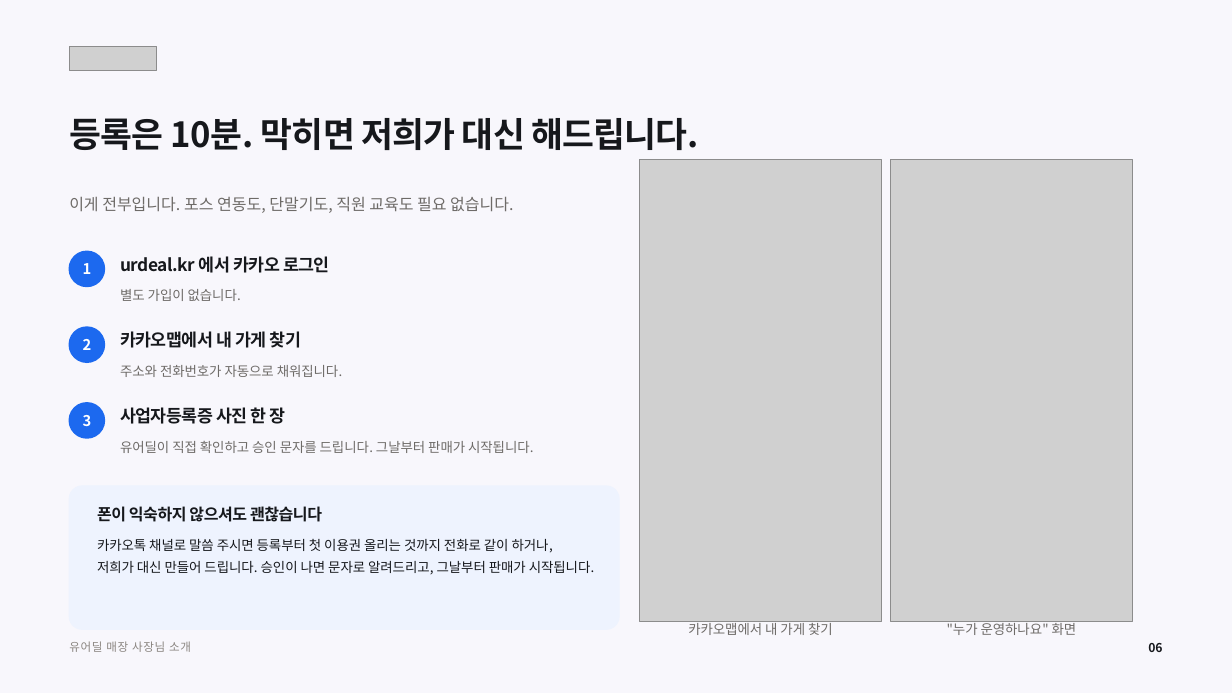
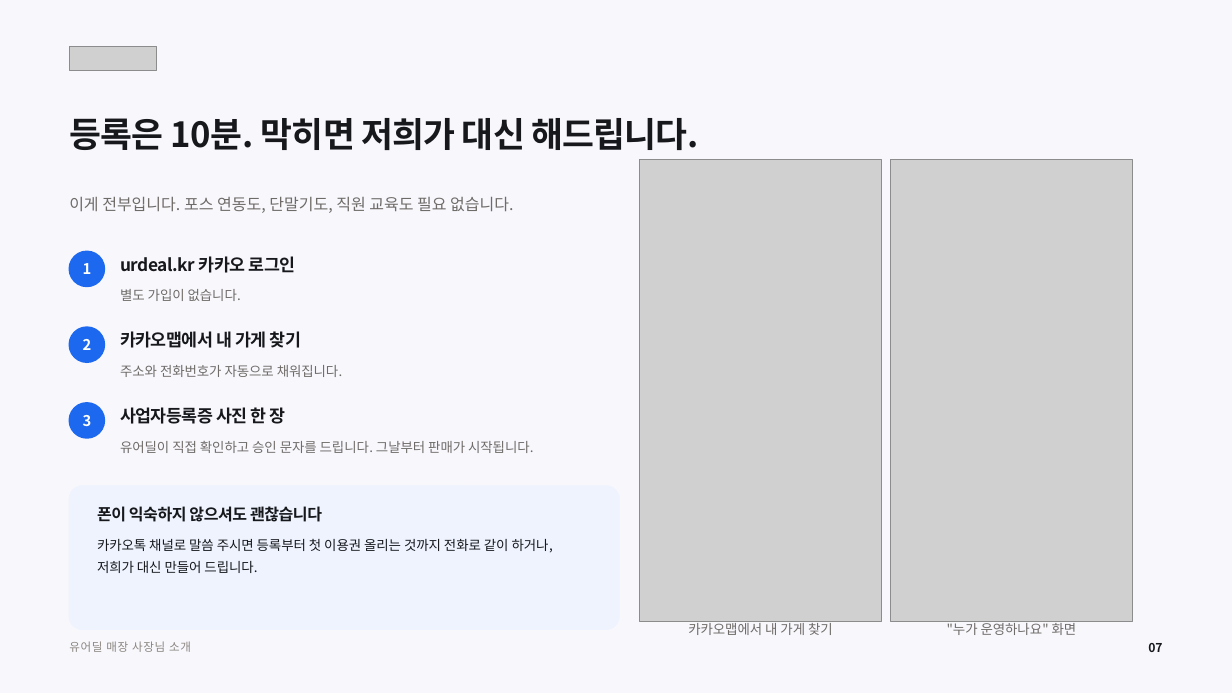
Before and after one commit to tobe2111/ur-live, a slide deck: slide 7 of docs/business/proposals/urdeal-store-owner-deck.pptx (slide 6 before the commit). Drawn at 1232x693 pixels with LibreOffice and Linux fonts; fonts in the diff are those of the drawing; grey boxes stand for pictures. Boxes give left, top, right and bottom in pixels: in the first picture for what was removed or moved away, otherwise in the second. Text is boxed around its words. In the diff, an @@ line names an element or a change of style, - is before the commit and + after.

```diff
--- a/docs/business/proposals/urdeal-store-owner-deck.pptx
+++ b/docs/business/proposals/urdeal-store-owner-deck.pptx
@@ text at (120, 256, 296, 273): text changed @@
-urdeal.kr 에서 카카오 로그인
+urdeal.kr 카카오 로그인
@@ text at (97, 539, 553, 573): text changed @@
-카카오톡 채널로 말씀 주시면 등록부터 첫 이용권 올리는 것까지 전화로 같이 하거나, 저희가 대신 만들어 드립니다. 승인이 나면 문자로 알려드리고, 그날부터 판매가 시작됩니다.
+카카오톡 채널로 말씀 주시면 등록부터 첫 이용권 올리는 것까지 전화로 같이 하거나, 저희가 대신 만들어 드립니다.
@@ text at (1148, 643, 1162, 652): text changed @@
-06
+07
```
Also in this commit, not shown: 6 other slides changed, 1 slide added, 5 other files.
